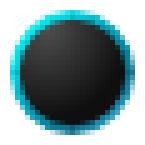
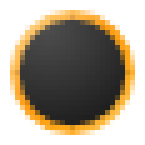
Before/after of a 145 × 145 layered artwork. What changed in the layer stack:
added layer "knob_buss_new.png#2" above "knob_audio_new.png" over [10, 10, 135, 135]
hid "knob_audio_new.png" over [10, 10, 135, 135]
